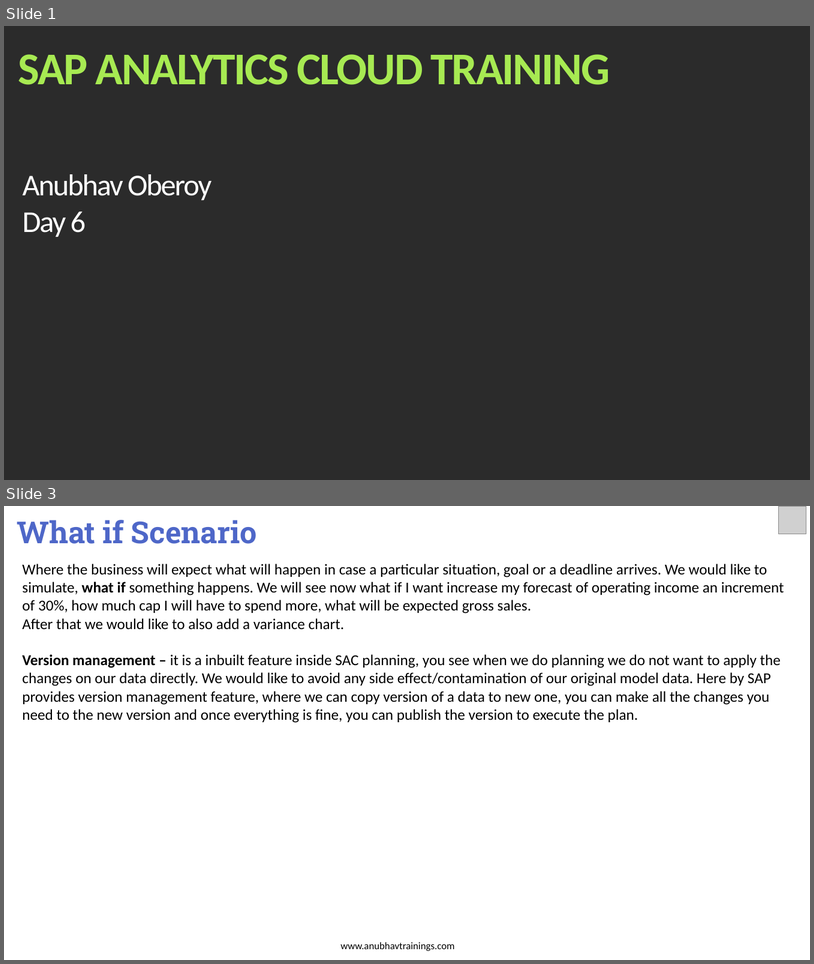
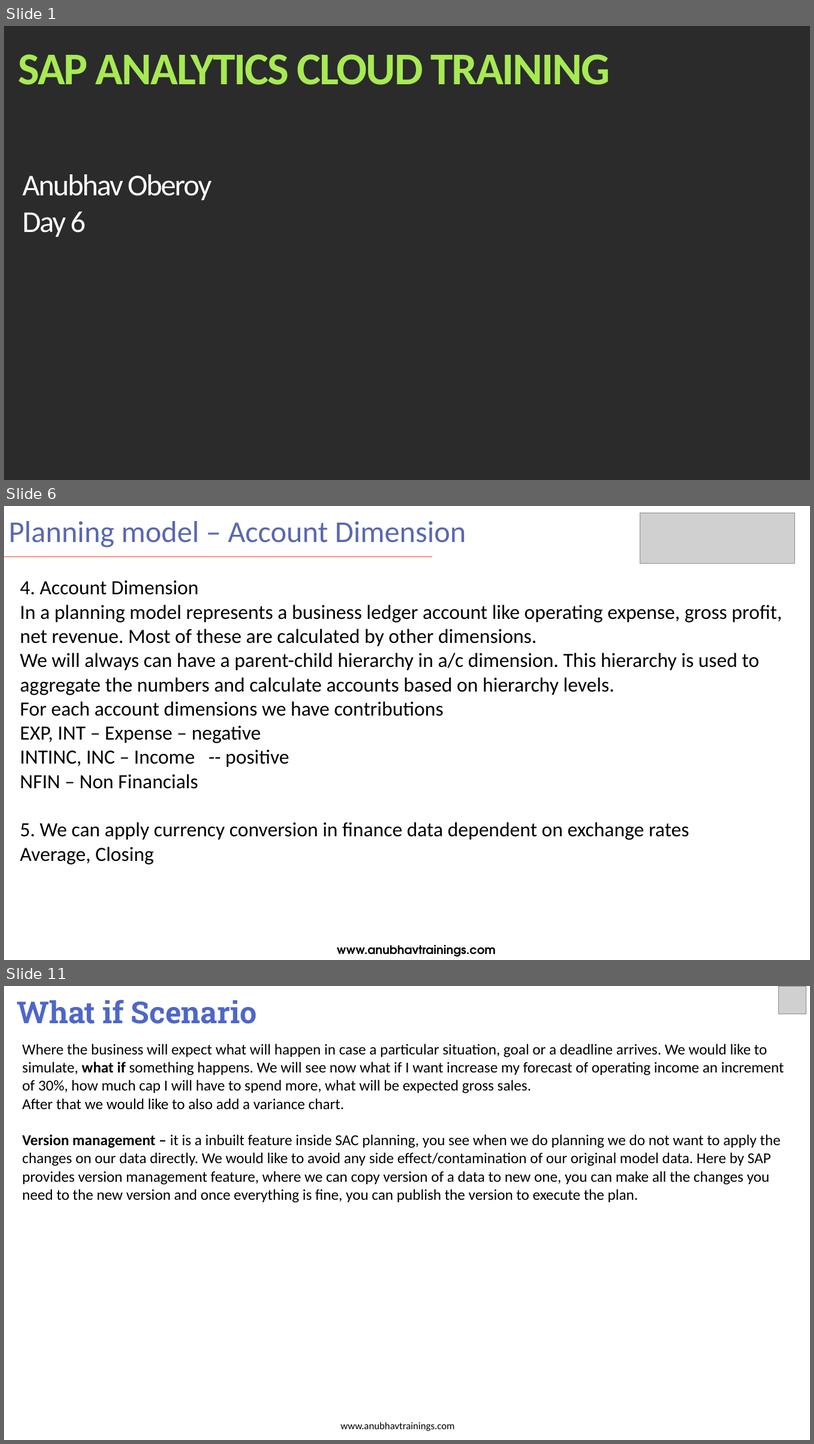
Before and after one commit to soyuztechnologies/SAC_merckgroup, a slide deck: day 6/SAC_Training Day 6.pptx. Shown one above the other, each under a label of ours: slides 1 and 3 before the commit, slides 1, 6 and 11 after it; the slides between them are not shown. The pictures are 814x964 and 814x1444 pixels, drawn with LibreOffice and Linux fonts; fonts in the diff are those of the drawing; grey boxes stand for pictures; background and template pictures are left out; a plain dark background stands for a picture behind light text. Boxes give left, top, right and bottom in pixels: in the first picture for what was removed or moved away, otherwise in the second. Text is boxed around its words. In the diff, an @@ line names an element or a change of style, - is before the commit and + after.

```diff
--- a/day 6/SAC_Training Day 6.pptx
+++ b/day 6/SAC_Training Day 6.pptx
@@ slide 6 added at (4, 506, 810, 960), background #FFFFFF @@
@@ title added at (9, 521, 467, 547), 36 pt, text #5968B0 @@
+Planning model – Account Dimension
@@ picture added at (641, 513, 795, 564) @@
@@ line added from (4, 557) to (433, 557), #F14124 1 pt @@
@@ text added at (20, 580, 782, 864), 24 pt, text #000000 @@
+4. Account Dimension
+In a planning model represents a business ledger account like operating expense, gross profit, net revenue. Most of these are calculated by other dimensions.
+We will always can have a parent-child hierarchy in a/c dimension. This hierarchy is used to aggregate the numbers and calculate accounts based on hierarchy levels.
+For each account dimensions we have contributions
+EXP, INT – Expense – negative
+INTINC, INC – Income -- positive
+NFIN – Non Financials
+5. We can apply currency conversion in finance data dependent on exchange rates
+Average, Closing
@@ text added at (337, 945, 496, 957), 14 pt, text #000000, bold @@
+www.anubhavtrainings.com
@@ what was slide 3 is now slide 11 @@
```
Also in this commit, not shown: 1 slide changed, 7 other slides added, 5 other files.
